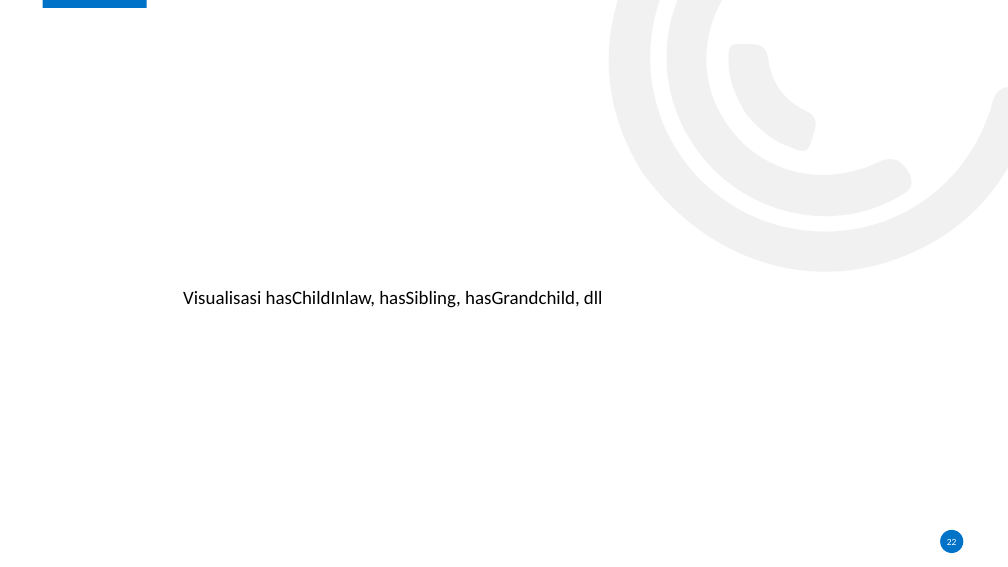
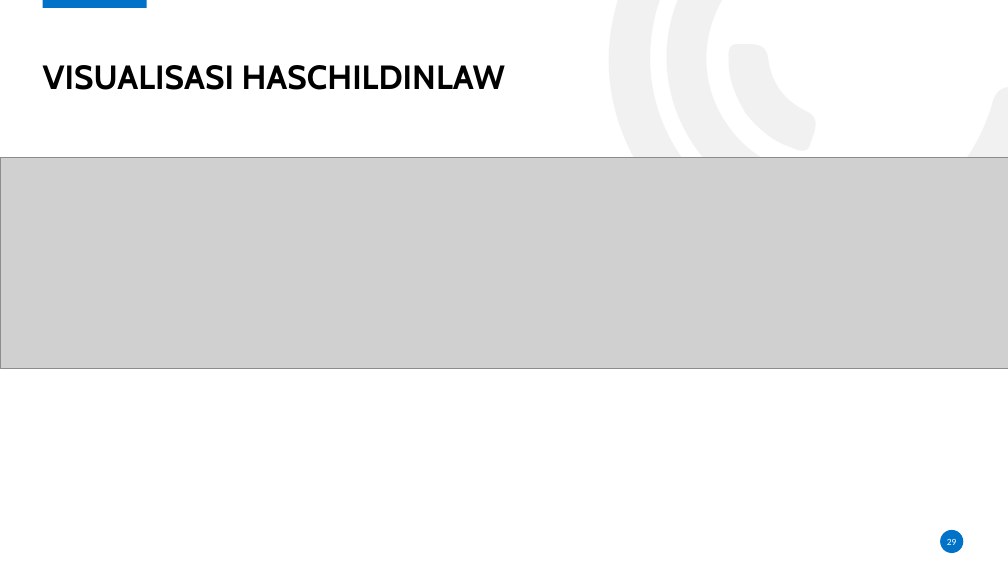
Before and after one commit to karyoutomoo/The-Tree-of-Heroes, a slide deck: slide 29 of 05111540000007-Faiq-Presentasi.pptx (slide 22 before the commit). Drawn at 1008x567 pixels with LibreOffice and Linux fonts; fonts in the diff are those of the drawing; grey boxes stand for pictures; background and template pictures are left out. Boxes give left, top, right and bottom in pixels: in the first picture for what was removed or moved away, otherwise in the second. Text is boxed around its words. In the diff, an @@ line names an element or a change of style, - is before the commit and + after.

```diff
--- a/05111540000007-Faiq-Presentasi.pptx
+++ b/05111540000007-Faiq-Presentasi.pptx
@@ title added at box(43, 65, 505, 90), 32 pt, text #000000, bold @@
+VISUALISASI HASCHILDINLAW
@@ picture added at box(0, 157, 1008, 368) @@
@@ text removed at box(183, 291, 603, 308) @@
-Visualisasi hasChildInlaw, hasSibling, hasGrandchild, dll
@@ page number at box(947, 539, 957, 545): text changed @@
-22
+29
```
Also in this commit, not shown: 8 other slides changed, 12 slides added, 1 slide removed, 8 other files.
